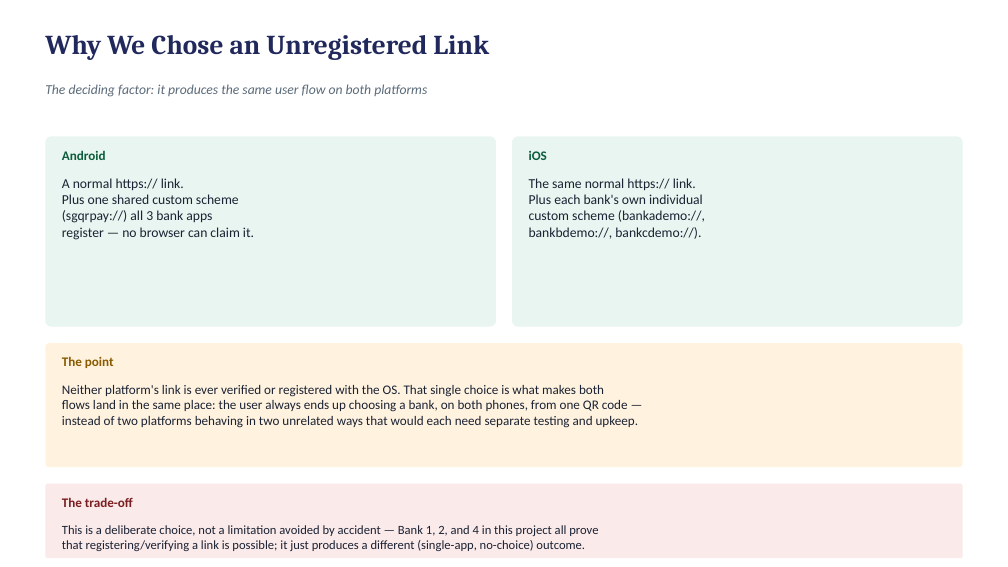
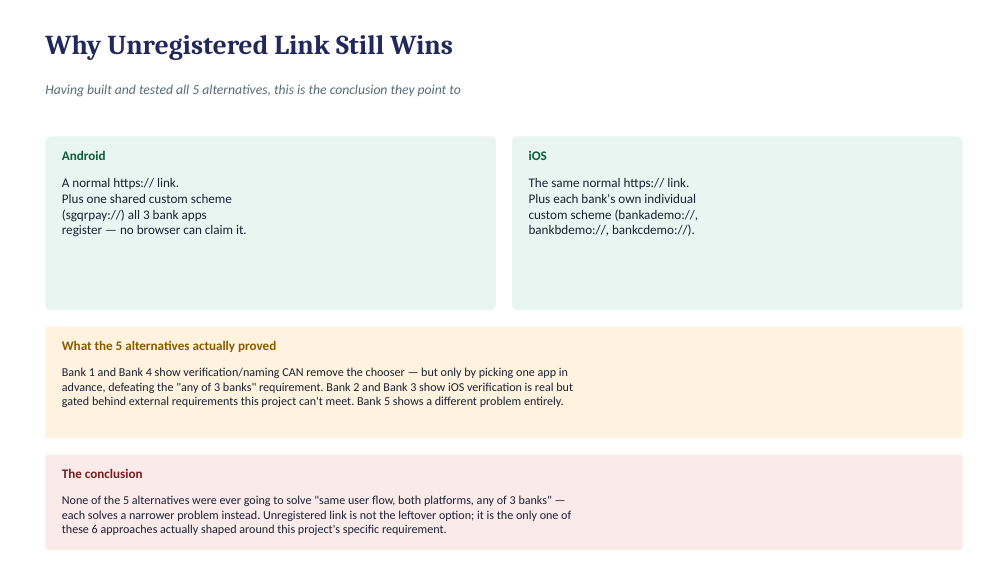
Before and after one commit to deandrehaijielim-commits/sgqr-deep-link-demo, a slide deck: slide 17 of SGQR_Deep_Linking_Simulation.pptx (slide 6 before the commit). Drawn at 1008x567 pixels with LibreOffice and Linux fonts; fonts in the diff are those of the drawing. Boxes give left, top, right and bottom in pixels: in the first picture for what was removed or moved away, otherwise in the second. Text is boxed around its words. In the diff, an @@ line names an element or a change of style, - is before the commit and + after.

```diff
--- a/SGQR_Deep_Linking_Simulation.pptx
+++ b/SGQR_Deep_Linking_Simulation.pptx
@@ text at [45,35,453,60]: text changed @@
-Why We Chose an Unregistered Link
+Why Unregistered Link Still Wins
@@ text at [45,84,460,97]: text changed @@
-The deciding factor: it produces the same user flow on both platforms
+Having built and tested all 5 alternatives, this is the conclusion they point to
@@ rounded rectangle: place and size @@
-rounded rectangle at [45,136,496,327]
+rounded rectangle at [45,136,496,310]
@@ rounded rectangle: place and size @@
-rounded rectangle at [512,136,963,327]
+rounded rectangle at [512,136,963,310]
@@ text "A normal https:// link." at [62,178,247,237]: size 13 to 12.5 pt @@
@@ text "The same normal https:// link." at [529,178,699,236]: size 13 to 12.5 pt @@
@@ rounded rectangle: place and size @@
-rounded rectangle at [45,343,963,467]
+rounded rectangle at [45,327,963,439]
@@ text at [62,340,276,352]: text changed @@
-The point
+What the 5 alternatives actually proved
@@ text removed at [62,385,639,428] @@
-Neither platform's link is ever verified or registered with the OS. That single choice is what makes both
-flows land in the same place: the user always ends up choosing a bank, on both phones, from one QR code —
-instead of two platforms behaving in two unrelated ways that would each need separate testing and upkeep.
@@ text added at [62,367,573,407], 11.5 pt, text #1A2233 @@
+Bank 1 and Bank 4 show verification/naming CAN remove the chooser — but only by picking one app in
+advance, defeating the "any of 3 banks" requirement. Bank 2 and Bank 3 show iOS verification is real but
+gated behind external requirements this project can't meet. Bank 5 shows a different problem entirely.
@@ rounded rectangle: place and size @@
-rounded rectangle at [45,484,963,558]
+rounded rectangle at [45,454,963,550]
@@ text at [62,468,143,478]: text changed @@
-The trade-off
+The conclusion
@@ text added at [62,495,571,535], 11.5 pt, text #1A2233 @@
+None of the 5 alternatives were ever going to solve "same user flow, both platforms, any of 3 banks" —
+each solves a narrower problem instead. Unregistered link is not the leftover option; it is the only one of
+these 6 approaches actually shaped around this project's specific requirement.
@@ text removed at [62,525,598,551] @@
-This is a deliberate choice, not a limitation avoided by accident — Bank 1, 2, and 4 in this project all prove
-that registering/verifying a link is possible; it just produces a different (single-app, no-choice) outcome.
```
Also in this commit, not shown: 1 other slide changed, 1 other file.
